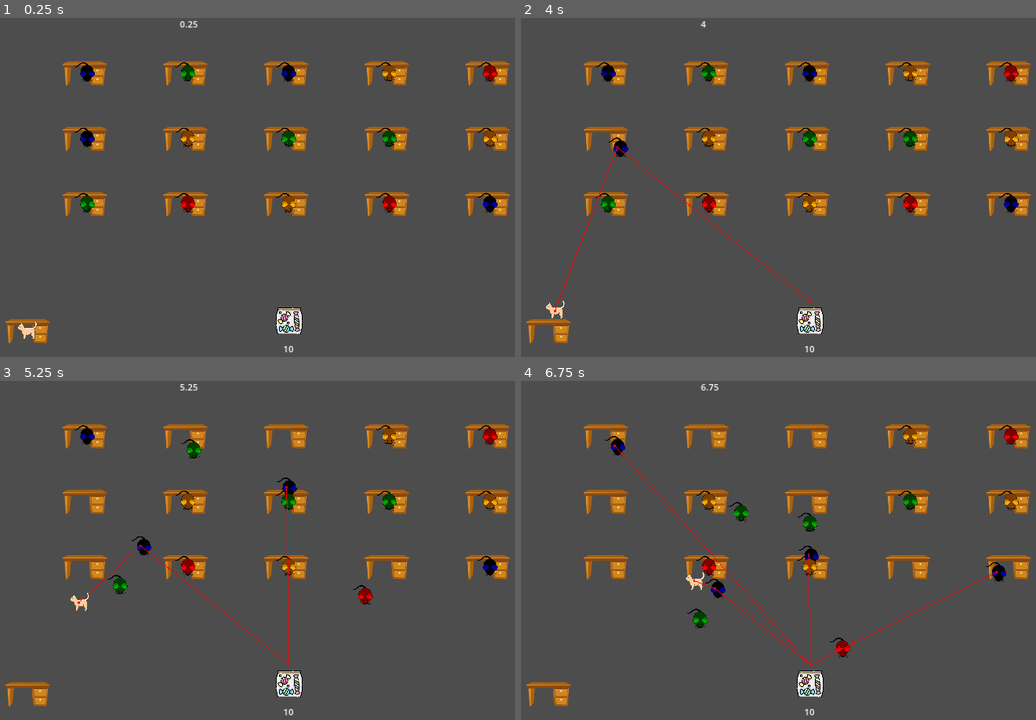
Above: before the commit, frames 1-4 (two rows, left to right).
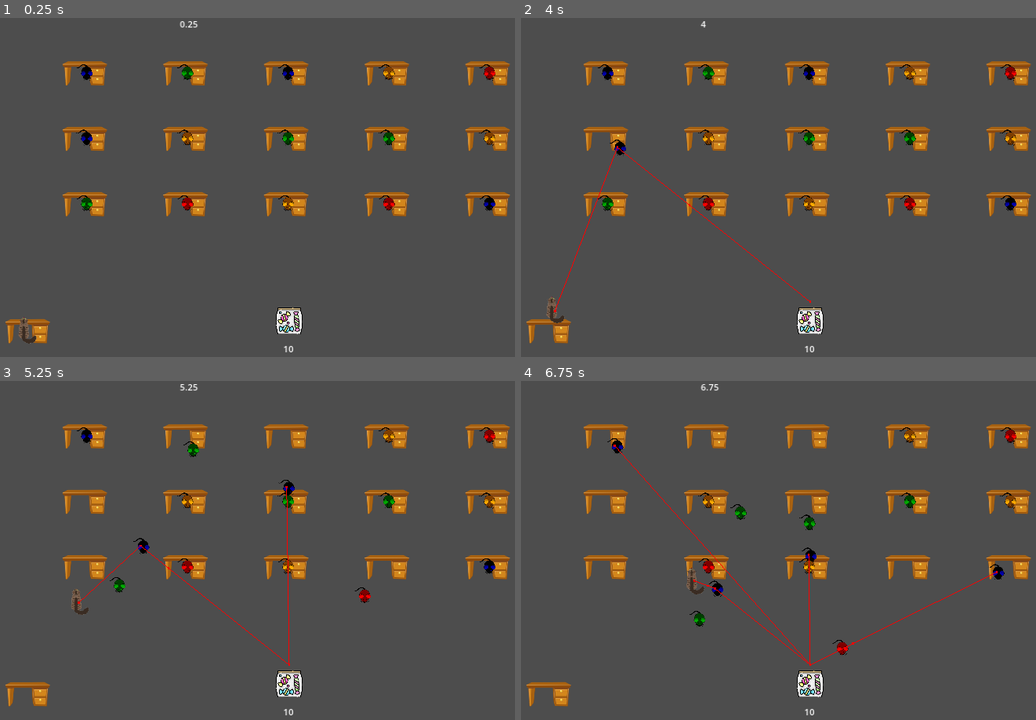
Above: after the commit, the same moments.

Repository: Mateusz-Birembaut/POA_SMA
Game: Godot game, scene res://src/main.tscn
Two runs of this game, one before a commit and one after it. Both use one fixed random seed, a clock stepped at 60 frames per second and the inputs below.
Inputs (mouse positions are in pixels of both pictures, inside the frame that each line leads up to):
- Up to frame 1 (0.25 s): no input
- Up to frame 2 (4 s): move the mouse to (948, 177) at 0.52 s; hold Right (ui_right) 0.53-1.28 s; move the mouse to (685, 211) at 1.27 s; hold Down (ui_down) 1.28-2.03 s; move the mouse to (871, 116) at 2.02 s; hold Right (ui_right) 2.03-2.78 s; move the mouse to (778, 265) at 2.77 s; hold Up (ui_up) 2.78-3.53 s; move the mouse to (999, 248) at 3.52 s; hold Left (ui_left) from 3.53 s (still down)
- Up to frame 3 (5.25 s): move the mouse to (103, 503) at 4.27 s; move the mouse to (319, 557) at 5.02 s; release Left (ui_left) at 5.03 s; hold Down (ui_down) from 5.03 s (still down)
- Up to frame 4 (6.75 s): move the mouse to (716, 469) at 5.77 s; release Down (ui_down) at 5.78 s; hold Right (ui_right) 5.78-6.53 s; move the mouse to (948, 540) at 6.52 s; hold Up (ui_up) from 6.53 s (still down)

The runs differ from the first frame. In frame 1, 1.2% of the frame differs, in the area x 3-97%, y 12-97%; in frame 2, 1.2%; in frame 3, 1.2%; in frame 4, 1.2%.

Commit message:
change texture cat

Diff:
--- a/src/agent.tscn
+++ b/src/agent.tscn
@@ -6,7 +6,6 @@
 radius = 25.0
 
 [node name="Agent" type="CharacterBody2D"]
-scale = Vector2(0.75, 0.75)
 collision_layer = 0
 
 [node name="Sprite2D" type="Sprite2D" parent="."]
--- a/src/environment.gd
+++ b/src/environment.gd
@@ -46,6 +46,7 @@
 			if i * 5 + j < number_of_students:
 				var new_student : Agent = student_scene.instantiate()
 				new_student.initial_position = Vector2i(x, y)
+				new_student.scale = Vector2(0.6, 0.6)
 				add_child(new_student)
 				#new_student.agent.position = Vector2i(x, y)
 				#new_student.mini_agent.position = Vector2i(x, y)
Binary file changed: assets/cat.png
Not shown, changed: assets/cat.png.import
Not shown: 2 places in src/main.tscn that only renumber resources
